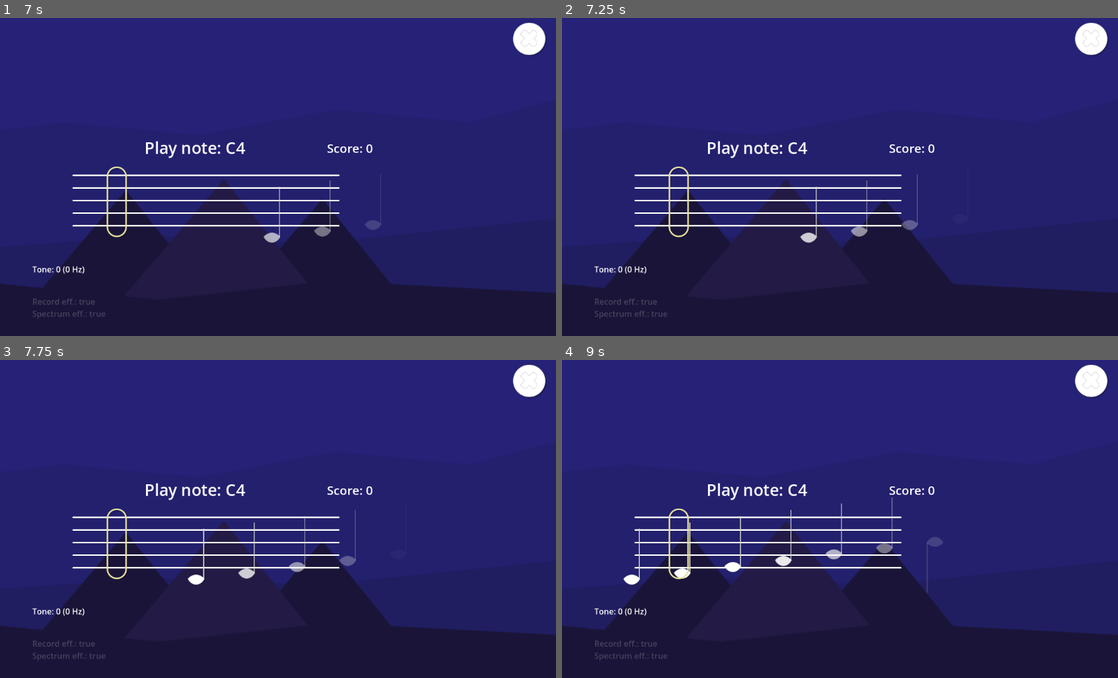
Above: before the commit, frames 1-4 (two rows, left to right).
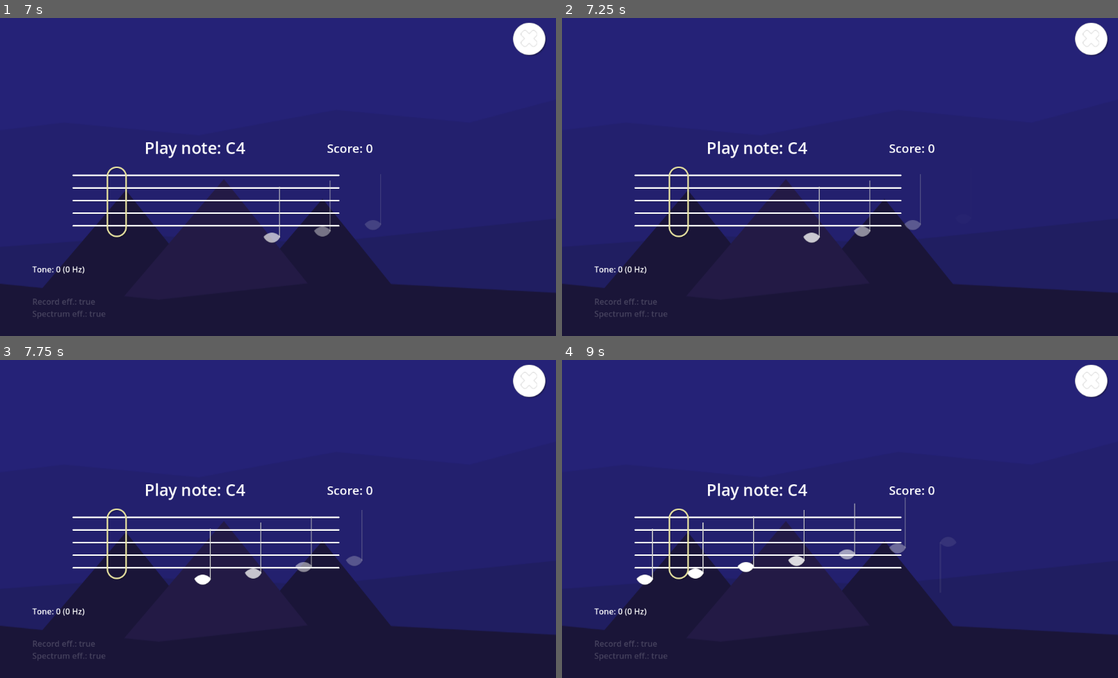
Above: after the commit, the same moments.

Repository: jw-xplore/TunnerScalePrototype
Game: Godot game, scene res://Game/Levels/Game.tscn
Two runs of this game, one before a commit and one after it. Both use one fixed random seed, a clock stepped at 60 frames per second and the inputs below. Sound files missing from this copy of the repository are replaced by a short silence.
Inputs (mouse positions are in pixels of both pictures, inside the frame that each line leads up to):
- Up to frame 1 (7 s): click (233, 211) at 0.5 s; click (528, 40) at 1.25 s; click (233, 211) at 2 s; click (528, 40) at 2.75 s; click (211, 122) at 3.5 s; click (344, 122) at 4.25 s; click (278, 211) at 5 s; click (528, 40) at 5.75 s; click (316, 211) at 6.5 s
- Up to frame 2 (7.25 s): no input
- Up to frame 3 (7.75 s): no input
- Up to frame 4 (9 s): no input

Frame 1 is identical in both runs. In frame 2, 0.3% of the frame differs, in the area x 42-65%, y 49-71%; in frame 3, 0.5%; in frame 4, 1.3%, in the area x 11-69%, y 43-74%.

Commit message:
Fixed: Matching of metro and sheets movement

Diff:
--- a/Game/Levels/ToneGame.gd
+++ b/Game/Levels/ToneGame.gd
@@ -73,14 +73,16 @@
 	if running == false:
 		return
 
+	# Sheets rendered update
+	#var time = metro.get_playback_position() + AudioServer.get_time_since_last_mix()
+	#time -= AudioServer.get_output_latency()
+	sheet_renderer.move_notes(delta)
+	if sheet_renderer.can_create_new_sequence():
+		sheet_renderer.create_sequece(tones)
+
 	if run_metro:
 		run_metronome(delta)
 	progression_ui()
-
-	# Sheets rendered update
-	sheet_renderer.move_notes(delta)
-	if sheet_renderer.can_create_new_sequence():
-		sheet_renderer.create_sequece(tones)
 
 	# Update sunrise image
 	if sunriseImage != null:
@@ -96,6 +98,8 @@
 		if beats_passed >= wait_for_beat:
 			tone_progress(delta)
 	else:
+		sheet_renderer.fix_notes_movement(beats_passed - wait_for_beat + beat_offset)
+		metro.stop()
 		metro.play()
 		bpm_time_count = 0
 		beats_passed += 1
--- a/Game/Scripts/SheetRenderer.gd
+++ b/Game/Scripts/SheetRenderer.gd
@@ -96,9 +96,20 @@
 	if note.global_position.x > fade_size:
 		note.modulate.a = (fade_size - (note.global_position.x - fade_size)) / fade_size
 
+var move_track: float = 0
+var time_track: float = 0
+
 func move_notes(delta: float):
-	var move = (tone_game.bpm / 60) * note_distance * delta
+	var bpm = tone_game.bpm
+	var move_per_sec = (tone_game.bpm / 60) * note_distance
+	var move = move_per_sec * delta
+
+	#move_track += move
+	#time_track += delta
 	notes_holder.position -= Vector2(move, 0)
+
+func fix_notes_movement(beat: int):
+	notes_holder.position = Vector2(-note_distance * beat, notes_holder.position.y)
 
 func note_node_id(note: Node) -> int:
 	var i: int = 0
@@ -114,8 +125,8 @@
 	notes_holder.position = Vector2(-pos, 0)
 
 func set_check_area_beat_offset(beats: int):
-	var pos = note_distance * (beats)
-	var area_w = check_area.texture.get_width() / 2
+	var pos = note_distance * beats
+	var area_w = check_area.size.x / 2
 	check_area.position = Vector2(-pos - area_w, check_area.position.y)
 
 func can_create_new_sequence() -> bool:
@@ -136,5 +147,6 @@
 	# Color note
 	if success:
 		tested_note.modulate = Color.AQUAMARINE
+		print("Hit with offset: " + str(check_area.global_position.x - tested_note.global_position.x))
 	else:
 		tested_note.modulate = Color.FIREBRICK
Not shown, changed: export_presets.cfg
